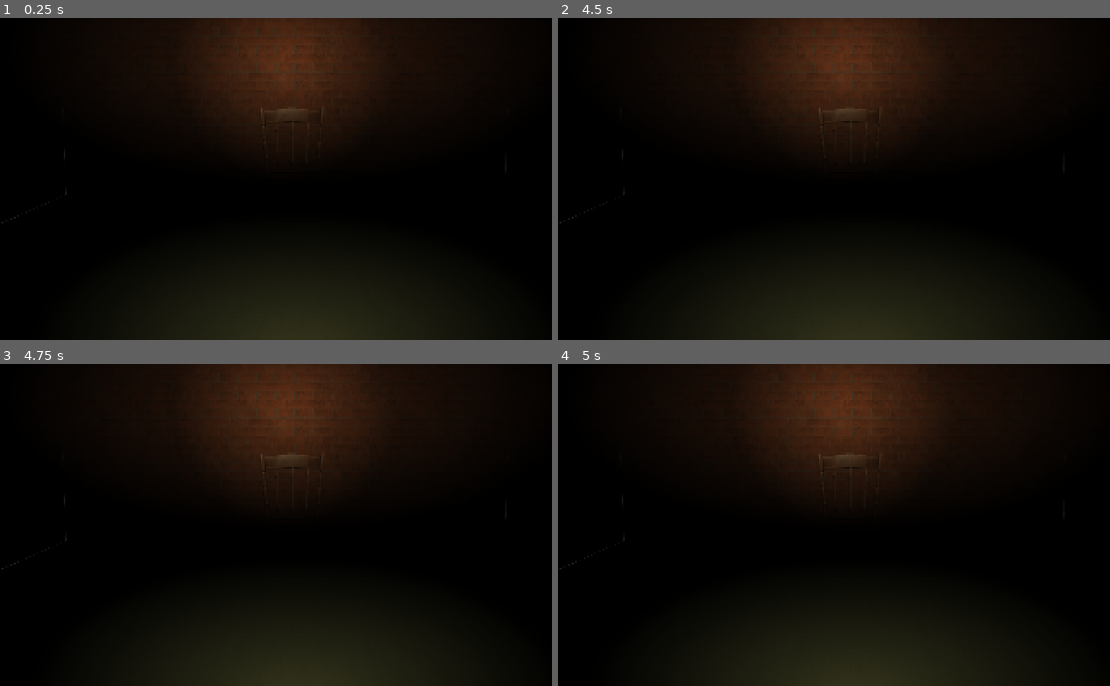
Above: before the commit, frames 1-4 (two rows, left to right).
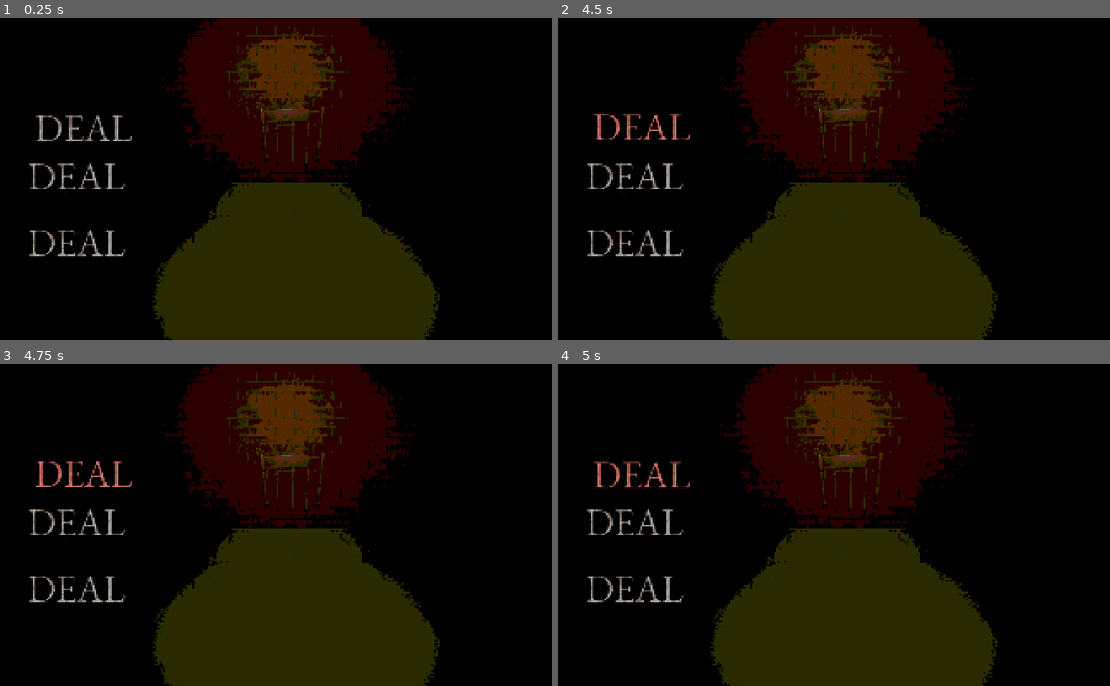
Above: after the commit, the same moments.

Repository: jaewan99/brackey_game_jam
Game: Godot game, scene res://testing_realistic_scene.tscn
Two runs of this game, one before a commit and one after it. Both use one fixed random seed, a clock stepped at 60 frames per second and the inputs below.
Inputs (mouse positions are in pixels of both pictures, inside the frame that each line leads up to):
- Up to frame 1 (0.25 s): no input
- Up to frame 2 (4.5 s): tap Enter at 0.5, 2, 3.5 s; move the mouse to (972, 162) at 0.52 s; tap Space at 1.25, 2.75, 4.25 s; move the mouse to (729, 195) at 1.27 s; move the mouse to (900, 108) at 2.02 s; move the mouse to (817, 243) at 2.77 s; move the mouse to (1016, 227) at 3.52 s; move the mouse to (673, 130) at 4.27 s
- Up to frame 3 (4.75 s): no input
- Up to frame 4 (5 s): no input

The runs differ from the first frame. In frame 1, 20% of the frame differs, in the area x 0-81%, y 0-100%; in frame 2, 20%; in frame 3, 20%; in frame 4, 20%.

Commit message:
god_helped_me_tnx

Diff:
--- /dev/null
+++ b/art/shader/posterize.gdshader
@@ -0,0 +1,16 @@
+shader_type canvas_item;
+
+uniform sampler2D screen_tex : hint_screen_texture, repeat_disable, filter_nearest;
+
+uniform int color_levels : hint_range(2, 32) = 8;
+uniform float posterize_strength : hint_range(0.0, 1.0) = 1;
+
+void fragment() {
+    vec4 original = texture(screen_tex, SCREEN_UV);
+
+    vec3 posterized = floor(original.rgb * float(color_levels)) / float(color_levels);
+
+    vec3 final_color = mix(original.rgb, posterized, posterize_strength);
+
+    COLOR = vec4(final_color, original.a);
+}
--- a/project.godot
+++ b/project.godot
@@ -19,6 +19,7 @@
 
 window/size/viewport_width=1920
 window/size/viewport_height=1080
+window/size/mode=3
 window/stretch/mode="canvas_items"
 window/stretch/aspect="expand"
 
--- a/testing_realistic_scene.tscn
+++ b/testing_realistic_scene.tscn
@@ -4,6 +4,13 @@
 [ext_resource type="Texture2D" uid="uid://cysxgw366vahc" path="res://art/deal/wall.png" id="2_vntb4"]
 [ext_resource type="Texture2D" uid="uid://c6j0qt6fxpfdv" path="res://art/deal/table/table_final.png" id="3_mls02"]
 [ext_resource type="Texture2D" uid="uid://bmjpcv5ow3jjl" path="res://art/deal/chair.png" id="4_67vxo"]
+[ext_resource type="Shader" uid="uid://dmktbvkpsi1g0" path="res://art/shader/posterize.gdshader" id="5_0v8f1"]
+[ext_resource type="PackedScene" uid="uid://ckevvqih58ul4" path="res://text/text.tscn" id="6_dgrrk"]
+
+[sub_resource type="ShaderMaterial" id="ShaderMaterial_dgrrk"]
+shader = ExtResource("5_0v8f1")
+shader_parameter/color_levels = 6
+shader_parameter/posterize_strength = 1.0
 
 [sub_resource type="Gradient" id="Gradient_light"]
 offsets = PackedFloat32Array(0, 0.004166667, 1)
@@ -18,6 +25,18 @@
 fill_to = Vector2(0.5, 0)
 
 [node name="Testing" type="Node2D" unique_id=771147259]
+
+[node name="Postprocessing" type="CanvasLayer" parent="." unique_id=523172640]
+layer = 128
+
+[node name="posterize" type="ColorRect" parent="Postprocessing" unique_id=1837073073]
+material = SubResource("ShaderMaterial_dgrrk")
+anchors_preset = 15
+anchor_right = 1.0
+anchor_bottom = 1.0
+grow_horizontal = 2
+grow_vertical = 2
+mouse_filter = 2
 
 [node name="Floor" type="Sprite2D" parent="." unique_id=1839986254]
 position = Vector2(960, 540)
@@ -62,3 +81,23 @@
 energy = 2.0
 texture = SubResource("GradTex_light")
 texture_scale = 3.0
+
+[node name="TableLight" type="PointLight2D" parent="TableLight" unique_id=1202068541]
+position = Vector2(-28.004383, -764.6425)
+scale = Vector2(1.4745857, 1.5126057)
+color = Color(1, 0.82, 0.55, 1)
+energy = 2.0
+texture = SubResource("GradTex_light")
+texture_scale = 3.0
+
+[node name="UI" type="CanvasLayer" parent="." unique_id=1533912204]
+layer = 150
+
+[node name="Text" parent="UI" unique_id=748473205 instance=ExtResource("6_dgrrk")]
+position = Vector2(116, 323)
+
+[node name="Text2" parent="UI" unique_id=810211377 instance=ExtResource("6_dgrrk")]
+position = Vector2(91, 485)
+
+[node name="Text3" parent="UI" unique_id=982994333 instance=ExtResource("6_dgrrk")]
+position = Vector2(91, 707)
--- /dev/null
+++ b/text/label_bob.gd
@@ -0,0 +1,33 @@
+extends Label
+
+@export var bob_amplitude: float = 4.0
+@export var bob_speed: float = 4.0
+@onready var mat: ShaderMaterial = material
+
+
+var base_y: float
+var is_hovering: bool = false
+
+func _ready() -> void:
+	material = material.duplicate()
+	mat = material
+	base_y = position.y
+
+func _process(delta: float) -> void:
+	if is_hovering:
+		position.y =  base_y + sin(Time.get_ticks_msec() / 1000.0 * bob_speed) * bob_amplitude
+	else:
+		position.y = base_y
+
+func _on_mouse_entered() -> void:
+	is_hovering = true
+	var tween = create_tween()
+	tween.tween_method(_set_highlight, mat.get_shader_parameter("highlight_strength"),0.7,0.15)
+
+func _on_mouse_exited() -> void:
+	is_hovering = false
+	var tween = create_tween()
+	tween.tween_method(_set_highlight, mat.get_shader_parameter("highlight_strength"),0.0,0.25)
+
+func _set_highlight(value: float) -> void:
+	mat.set_shader_parameter("highlight_strength", value)
--- /dev/null
+++ b/text/text.gdshader
@@ -0,0 +1,20 @@
+shader_type canvas_item;
+
+uniform sampler2D rust_texture;
+uniform float rust_tiling : hint_range(0.5, 10.0) = 3.0;
+uniform float rust_amount : hint_range(0.0, 1.0) = 0.7;
+uniform vec3 highlight_tint : source_color = vec3(1.0, 0.2, 0.15); // reddish glow
+uniform float highlight_strength : hint_range(0.0, 1.0) = 0.0; // animated from script, 0 = off
+
+void fragment() {
+    vec4 tex_color = texture(TEXTURE, UV) * COLOR;
+    vec4 rust_sample = texture(rust_texture, UV * rust_tiling);
+
+    float mask = rust_sample.a; // or luminance, depending on your rust image
+    vec3 result = mix(tex_color.rgb, rust_sample.rgb, mask * rust_amount);
+
+    // blend toward reddish highlight based on focus/hover strength
+    result = mix(result, highlight_tint, highlight_strength * 0.6);
+
+    COLOR = vec4(result, tex_color.a);
+}
--- /dev/null
+++ b/text/text.tscn
@@ -0,0 +1,29 @@
+[gd_scene format=3 uid="uid://ckevvqih58ul4"]
+
+[ext_resource type="Shader" uid="uid://byhqiah5x6rj7" path="res://text/text.gdshader" id="1_7fjir"]
+[ext_resource type="FontFile" uid="uid://c4lv6nd8vrnay" path="res://art/fontstyle/EBGaramond/EBGaramond12-Regular.ttf" id="1_yjsib"]
+[ext_resource type="Script" uid="uid://dmdoil5esvb2q" path="res://text/label_bob.gd" id="2_7fjir"]
+[ext_resource type="Texture2D" uid="uid://b04p3vo1yd00c" path="res://text/rusty_metal_04_diff_1k.jpg" id="2_pp1rp"]
+
+[sub_resource type="ShaderMaterial" id="ShaderMaterial_pp1rp"]
+shader = ExtResource("1_7fjir")
+shader_parameter/rust_texture = ExtResource("2_pp1rp")
+shader_parameter/rust_tiling = 3.0
+shader_parameter/rust_amount = 0.7
+shader_parameter/highlight_tint = Color(1, 0.2, 0.15, 1)
+shader_parameter/highlight_strength = 0.0
+
+[node name="Text" type="Node2D" unique_id=748473205]
+
+[node name="Label" type="Label" parent="." unique_id=1628428724]
+material = SubResource("ShaderMaterial_pp1rp")
+offset_right = 40.0
+offset_bottom = 23.0
+mouse_filter = 0
+theme_override_fonts/font = ExtResource("1_yjsib")
+theme_override_font_sizes/font_size = 128
+text = "DEAL"
+script = ExtResource("2_7fjir")
+
+[connection signal="mouse_entered" from="Label" to="Label" method="_on_mouse_entered"]
+[connection signal="mouse_exited" from="Label" to="Label" method="_on_mouse_exited"]
Binary file added: art/fontstyle/EBGaramond/EBGaramond-Initials.ttf
Not shown, added: art/fontstyle/EBGaramond/EBGaramond-Initials.ttf.import
Binary file added: art/fontstyle/EBGaramond/EBGaramond-InitialsF1.ttf
Not shown, added: art/fontstyle/EBGaramond/EBGaramond-InitialsF1.ttf.import
Binary file added: art/fontstyle/EBGaramond/EBGaramond-InitialsF2.ttf
Not shown, added: art/fontstyle/EBGaramond/EBGaramond-InitialsF2.ttf.import
Binary file added: art/fontstyle/EBGaramond/EBGaramond08-Italic.ttf
Not shown, added: art/fontstyle/EBGaramond/EBGaramond08-Italic.ttf.import
Binary file added: art/fontstyle/EBGaramond/EBGaramond08-Regular.ttf
Not shown, added: art/fontstyle/EBGaramond/EBGaramond08-Regular.ttf.import
Not shown, added: art/fontstyle/EBGaramond/EBGaramond12-AllSC.ttf.import
Binary file added: art/fontstyle/EBGaramond/EBGaramond12-Italic.ttf
(and 10 more such lines)
